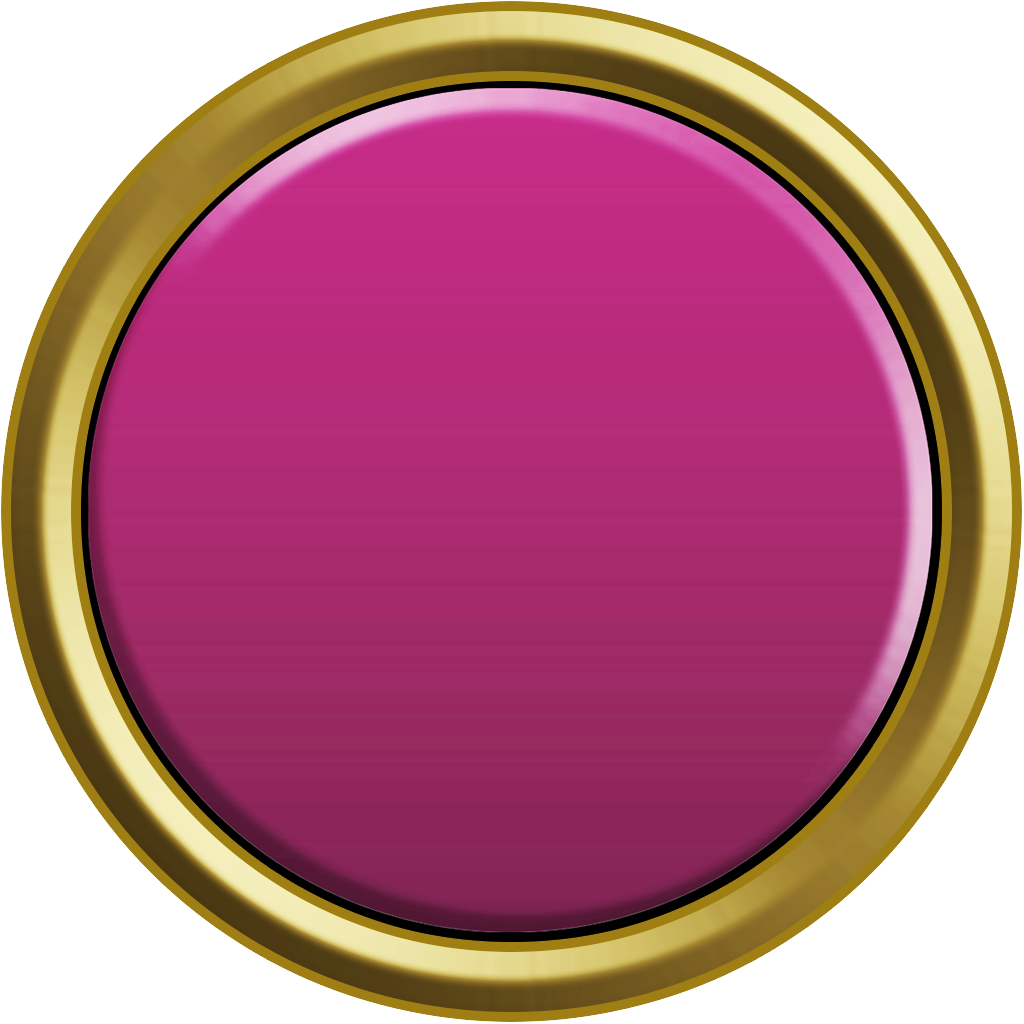
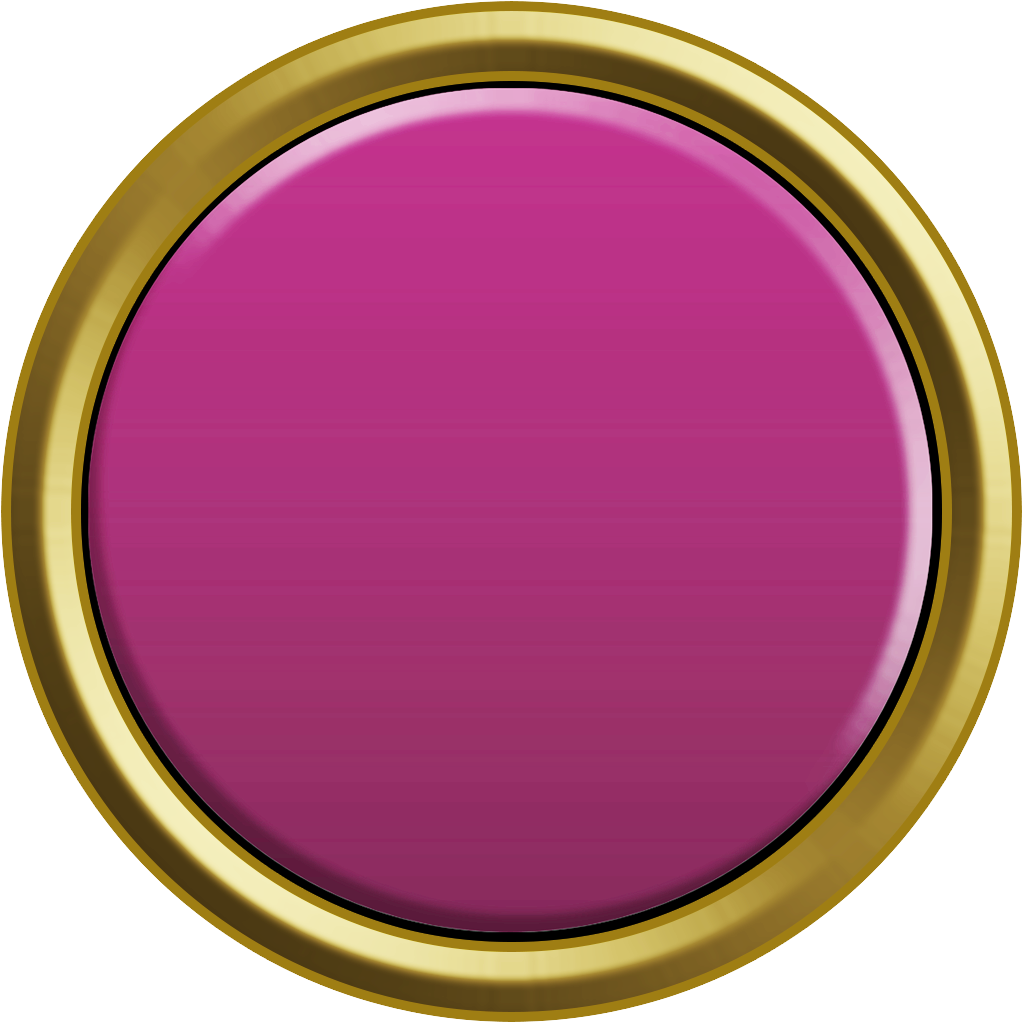
Revision of a layered 1024px x 1024px image; what changed, layer by layer:
pixels changed over box(88, 88, 933, 933) (layer not identified)